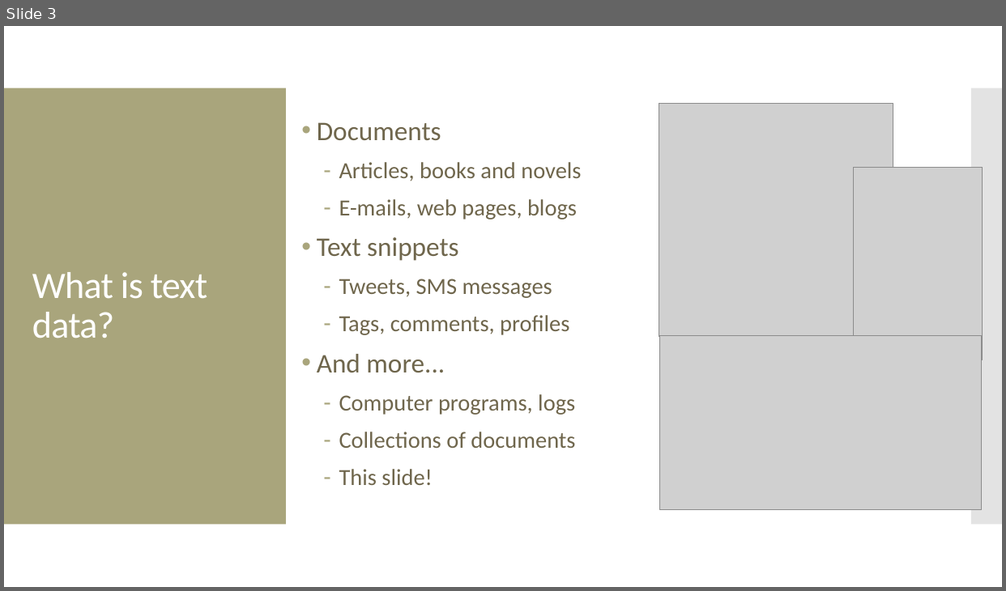
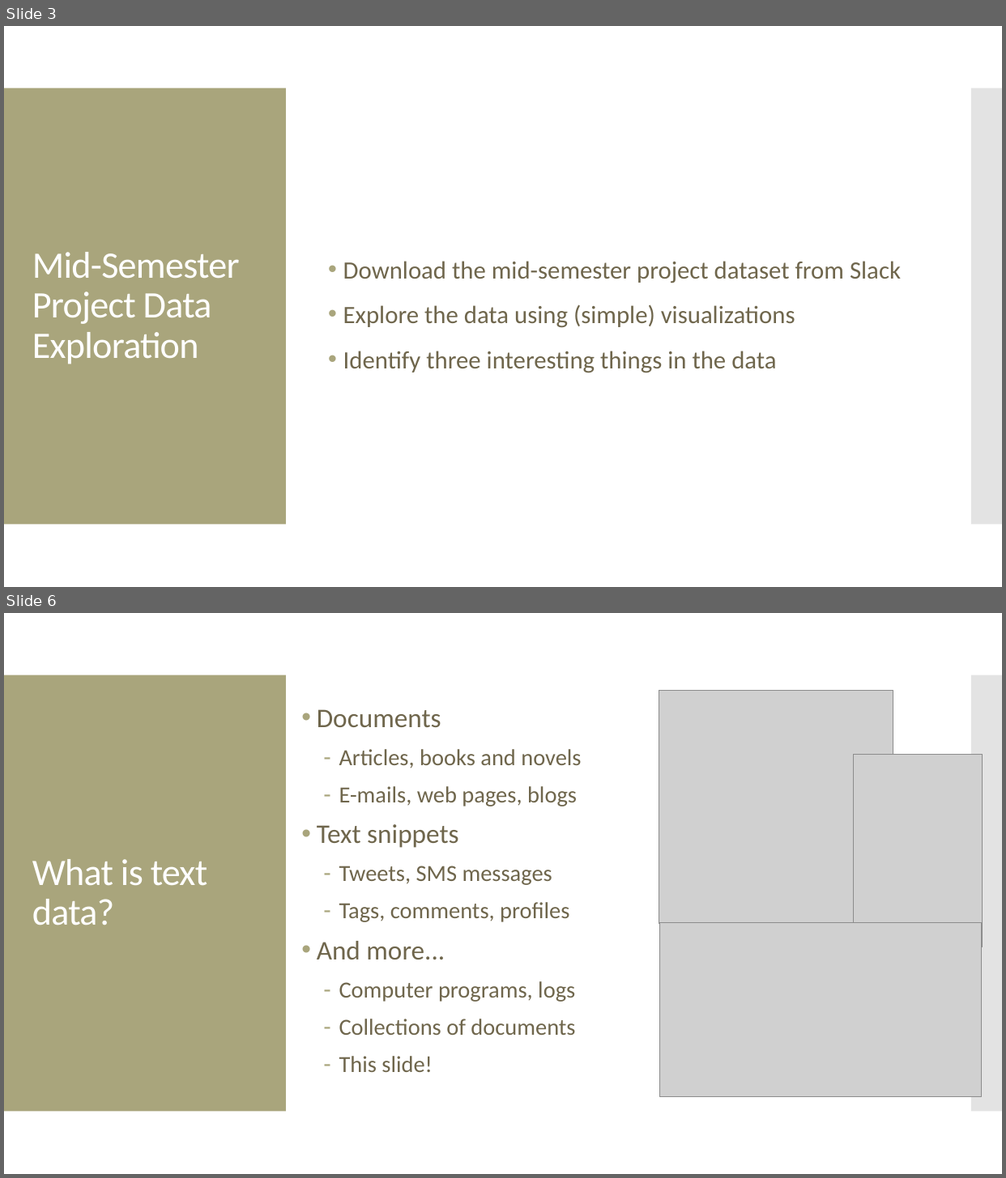
Before and after one commit to amosca01/SDS-CSC109, a slide deck: slides/13-text.pptx. Shown one above the other, each under a label of ours: slide 3 before the commit, slides 3 and 6 after it; the slides between them are not shown. The pictures are 1006x591 and 1006x1178 pixels, drawn with LibreOffice and Linux fonts; fonts in the diff are those of the drawing; grey boxes stand for pictures. Boxes give left, top, right and bottom in pixels: in the first picture for what was removed or moved away, otherwise in the second. Text is boxed around its words. In the diff, an @@ line names an element or a change of style, - is before the commit and + after.

```diff
--- a/slides/13-text.pptx
+++ b/slides/13-text.pptx
@@ slide 3 added at [4, 26, 1002, 587], background #FFFFFF; not listed: 2 template elements that a slide beside it also shows @@
@@ title added at [32, 252, 240, 365], 36 pt, text #FFFFFF @@
+Mid-Semester Project Data Exploration
@@ text added at [343, 261, 901, 373], 24 pt, text #6F664C @@
+• Download the mid-semester project dataset from Slack
+• Explore the data using (simple) visualizations
+• Identify three interesting things in the data
@@ what was slide 3 is now slide 6 @@
```
Also in this commit, not shown: 3 slides changed, 5 other slides added, 2 slides removed, 3 other files.
